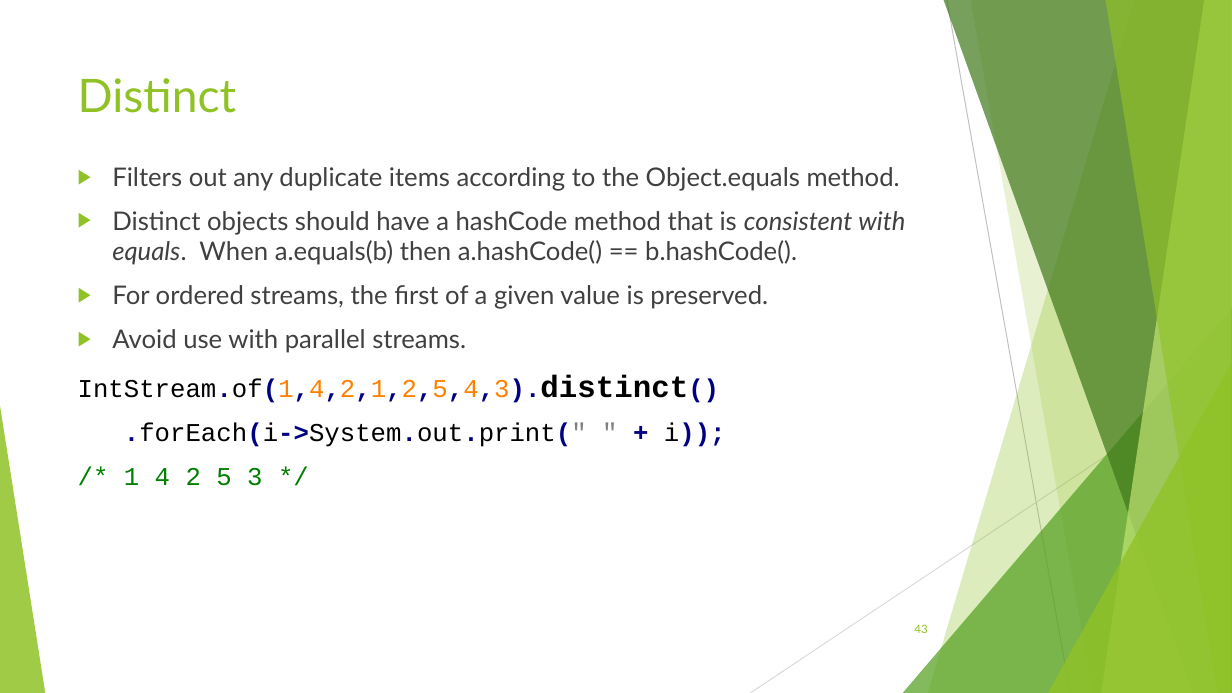
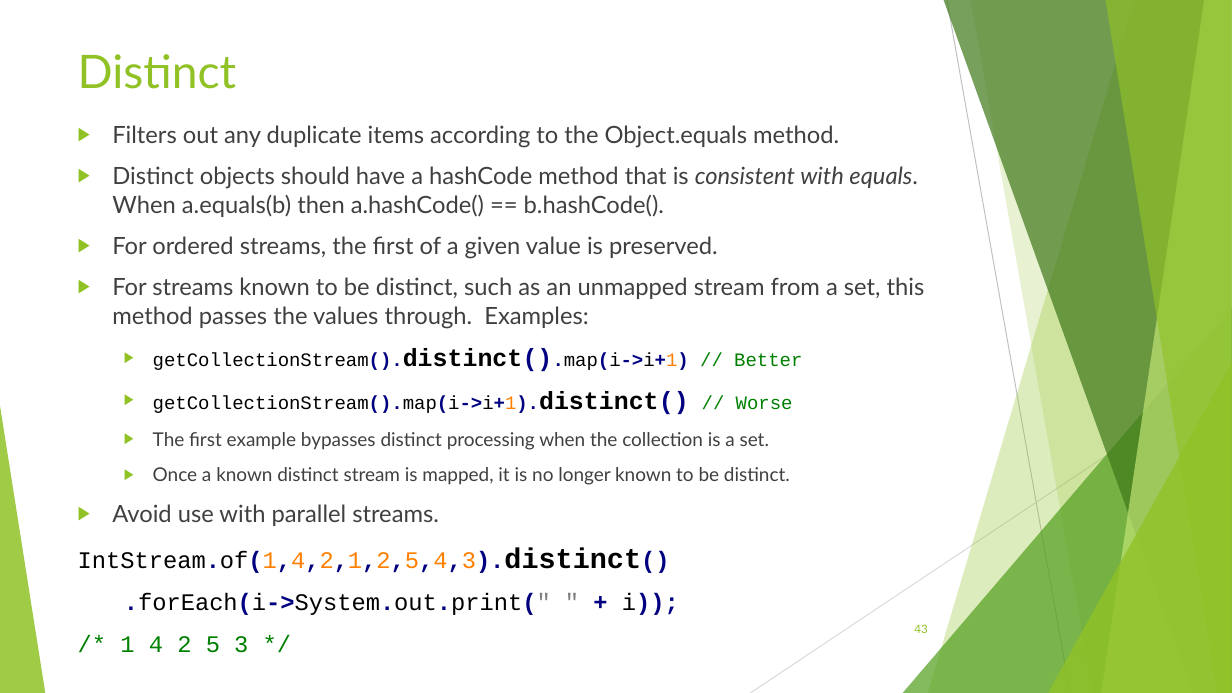
Before and after one commit to RichardRoda/2017-CodePaLOUsa-Lambda, a slide deck: slide 43 of Learning to Love the Lambda in the Stream.pptx. Drawn at 1232x693 pixels with LibreOffice and Linux fonts; fonts in the diff are those of the drawing. Boxes give left, top, right and bottom in pixels: in the first picture for what was removed or moved away, otherwise in the second. Text is boxed around its words. In the diff, an @@ line names an element or a change of style, - is before the commit and + after.

Commit message:
Add mention in the distinct intermediate operation that applying it to a stream known to be distinct before it is mapped produces a performance benefit.

```diff
--- a/Learning to Love the Lambda in the Stream.pptx
+++ b/Learning to Love the Lambda in the Stream.pptx
@@ title "Distinct" moved from (x1=78, y1=78, x2=236, y2=113) to (x1=78, y1=54, x2=236, y2=89) @@
@@ text "Filters out any duplicate items ..." moved from (x1=78, y1=167, x2=905, y2=486) to (x1=78, y1=125, x2=925, y2=615) @@
@@ text at (x1=78, y1=125, x2=918, y2=615): size 20 to 18.5 pt in "Filters out any duplicate items according to ...", "Distinct objects should have a hashCode method ...", "For ordered streams, the first of a ...", "Avoid use with parallel streams." and 3 more places; size 24 to 22.2 pt in "IntStream.of(1,4,2,1,2,5,4,3).distinct()" @@
@@ text at (x1=112, y1=277, x2=925, y2=485): paragraphs added @@
+▶ For streams known to be distinct, such as an unmapped stream from a set, this method passes the values through. Examples:
+  ▶ getCollectionStream().distinct().map(i->i+1) // Better
+  ▶ getCollectionStream().map(i->i+1).distinct() // Worse
+  ▶ The first example bypasses distinct processing when the collection is a set.
+  ▶ Once a known distinct stream is mapped, it is no longer known to be distinct.
```
Also in this commit, not shown: 1 other file.
